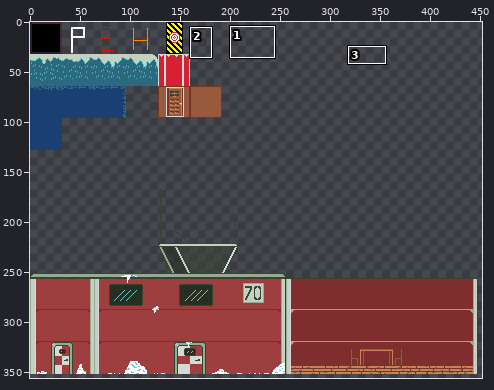
Two versions of one sprite sheet, core/assets/spritesheet/spritesheet.png. Above: a wide view before the commit, with the close-up outlined.
Close-up. The starting point:
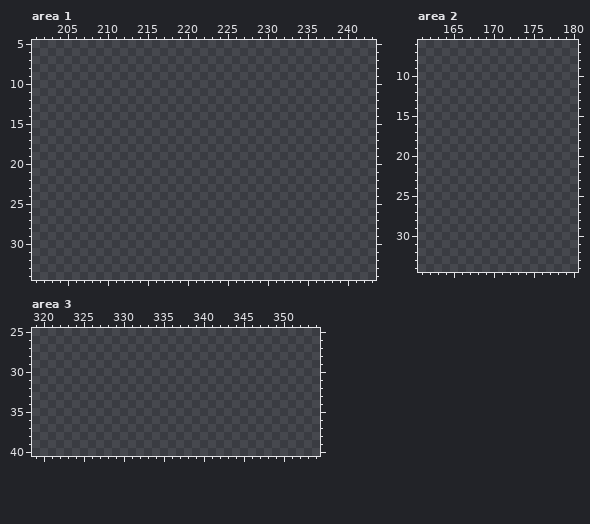
The file is 512x512 pixels. Shown: area 1: x 201..243, y 5..34; area 2: x 161..180, y 6..34; area 3: x 319..354, y 25..40. The wide view leaves out empty margins. The commit also changed other parts of the picture, which this record leaves out.
The result:
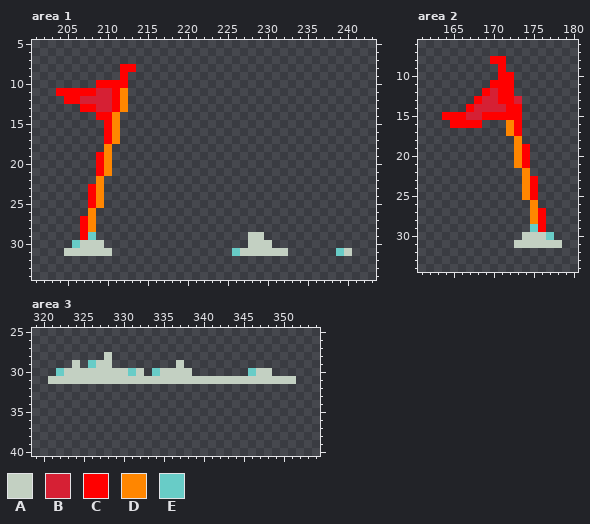
Palette (. is transparent): A #c3d0c2  B #d62034  C #ff0000  D #ff8600  E #68ccc7
From old to new:
--- area 1
@@ x 201..243 @@
  7 ...........................................
- 8 ...........................................
- 9 ...........................................
-10 ...........................................
-11 ...........................................
-12 ...........................................
-13 ...........................................
-14 ...........................................
-15 ...........................................
-16 ...........................................
-17 ...........................................
-18 ...........................................
-19 ...........................................
-20 ...........................................
-21 ...........................................
-22 ...........................................
-23 ...........................................
-24 ...........................................
-25 ...........................................
-26 ...........................................
-27 ...........................................
-28 ...........................................
-29 ...........................................
-30 ...........................................
-31 ...........................................
+ 8 ...........CC..............................
+ 9 ...........C...............................
+10 ........CCCC...............................
+11 ...CCCCCBBCD...............................
+12 ....CCBBBBCD...............................
+13 ......CCBBCD...............................
+14 ........CCD................................
+15 .........CD................................
+16 .........CD................................
+17 .........CD................................
+18 .........D.................................
+19 ........CD.................................
+20 ........CD.................................
+21 ........CD.................................
+22 ........D..................................
+23 .......CD..................................
+24 .......CD..................................
+25 .......CD..................................
+26 .......D...................................
+27 ......CD...................................
+28 ......CD...................................
+29 ......CE...................AA..............
+30 .....EAAA..................AAA.............
+31 ....AAAAAA...............EAAAAAA......EA...
 32 ...........................................
--- area 2
@@ x 161..180 @@
  7 ....................
- 8 ....................
- 9 ....................
-10 ....................
-11 ....................
-12 ....................
-13 ....................
-14 ....................
-15 ....................
-16 ....................
-17 ....................
-18 ....................
-19 ....................
-20 ....................
-21 ....................
-22 ....................
-23 ....................
-24 ....................
-25 ....................
-26 ....................
-27 ....................
-28 ....................
-29 ....................
-30 ....................
-31 ....................
+ 8 .........CC.........
+ 9 ..........C.........
+10 ..........CC........
+11 .........CCC........
+12 ........CBCC........
+13 .......CBBCCB.......
+14 ......CBBBBCC.......
+15 ...CCCBBCCCCC.......
+16 ....CCCC...DC.......
+17 ...........DC.......
+18 ............D.......
+19 ............DC......
+20 ............DC......
+21 ............DC......
+22 .............D......
+23 .............DC.....
+24 .............DC.....
+25 .............DC.....
+26 ..............D.....
+27 ..............DC....
+28 ..............DC....
+29 ..............EC....
+30 .............AAAE...
+31 ............AAAAAA..
 32 ....................
--- area 3
@@ x 319..354 @@
 27 ....................................
-28 ....................................
-29 ....................................
-30 ....................................
-31 ....................................
+28 .........A..........................
+29 .....A.EAA........A.................
+30 ...EAAAAAAAAEA.EAAAA.......EAA......
+31 ..AAAAAAAAAAAAAAAAAAAAAAAAAAAAAAA...
 32 ....................................
Where, in picture pixels (left, top, right, bottom), the same in both close-ups:
added: (56, 64, 136, 256)
added: (232, 232, 288, 256)
added: (336, 248, 352, 256)
added: (442, 56, 562, 248)
added: (48, 352, 296, 384)
